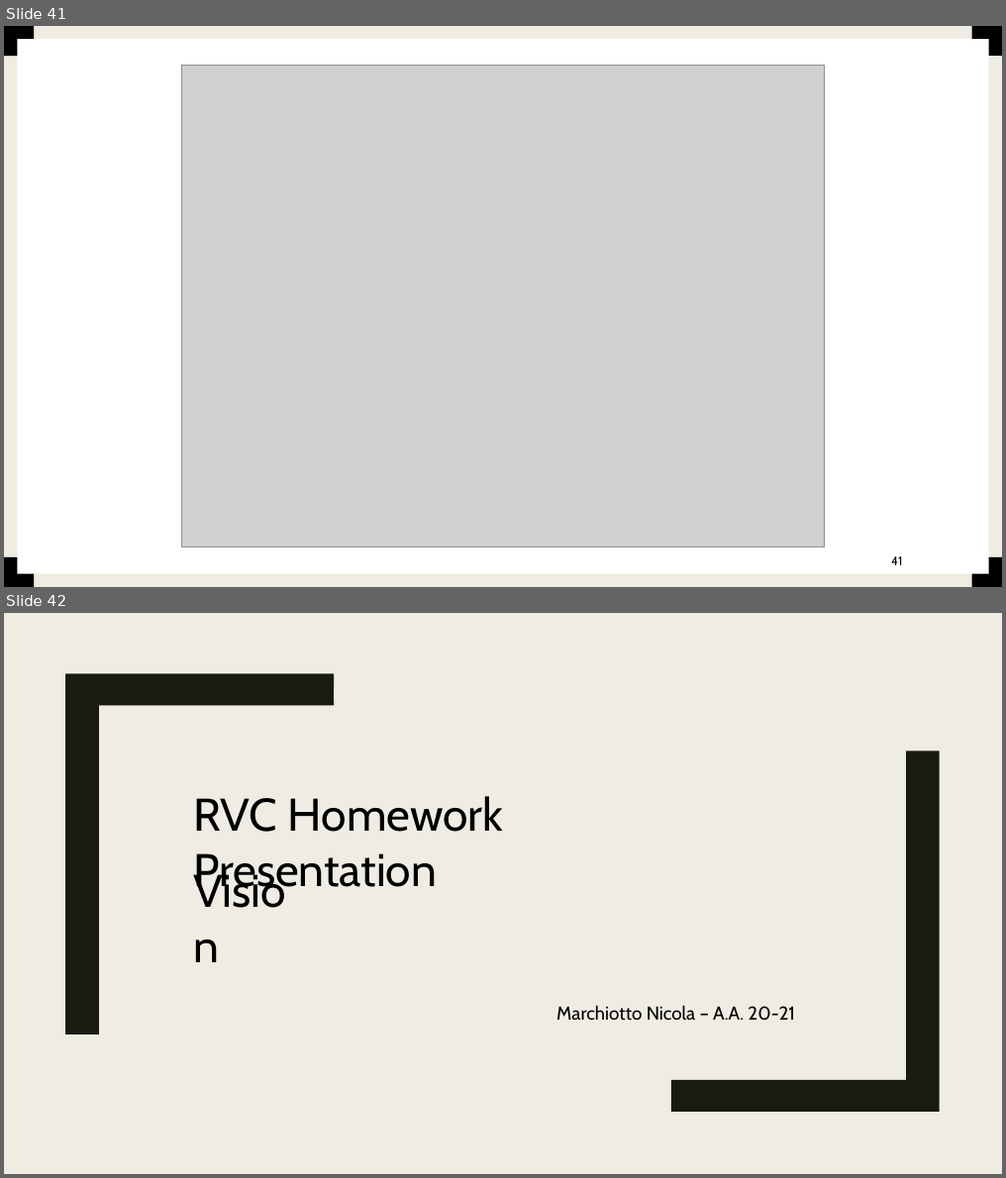
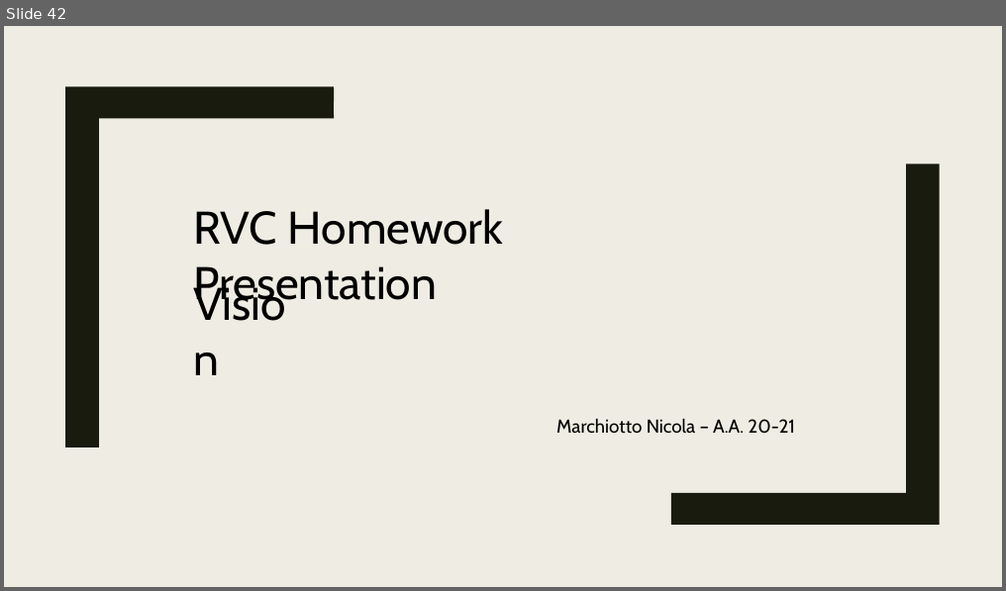
Before and after one commit to nicolamarchiotto/Robotics-Vision-and-Control, a slide deck: Homeworks/RVC_presentation.pptx. Shown one above the other, each under a label of ours: slides 41 and 42 before the commit, slide 42 after it. The pictures are 1006x1178 and 1006x591 pixels, drawn with LibreOffice and Linux fonts; fonts in the diff are those of the drawing; grey boxes stand for pictures. Boxes give left, top, right and bottom in pixels: in the first picture for what was removed or moved away, otherwise in the second. Text is boxed around its words. In the diff, an @@ line names an element or a change of style, - is before the commit and + after.

```diff
--- a/Homeworks/RVC_presentation.pptx
+++ b/Homeworks/RVC_presentation.pptx
@@ slide 41 removed at (x1=4, y1=26, x2=1002, y2=587), background #EFEDE3 @@
@@ rectangle removed at (x1=4, y1=26, x2=1002, y2=587) @@
@@ rectangle removed at (x1=4, y1=26, x2=34, y2=56) @@
@@ rectangle removed at (x1=18, y1=39, x2=989, y2=574) @@
@@ rectangle removed at (x1=43, y1=26, x2=61, y2=587) @@
@@ rectangle removed at (x1=972, y1=26, x2=1002, y2=55) @@
@@ picture removed at (x1=181, y1=66, x2=825, y2=548) @@
@@ rectangle removed at (x1=4, y1=558, x2=34, y2=587) @@
@@ page number removed at (x1=891, y1=557, x2=902, y2=566) @@
-41
@@ rectangle removed at (x1=972, y1=558, x2=1002, y2=587) @@
```
Also in this commit, not shown: 12 slides changed, 2 slides added, 1 other slide removed, 47 other files.
